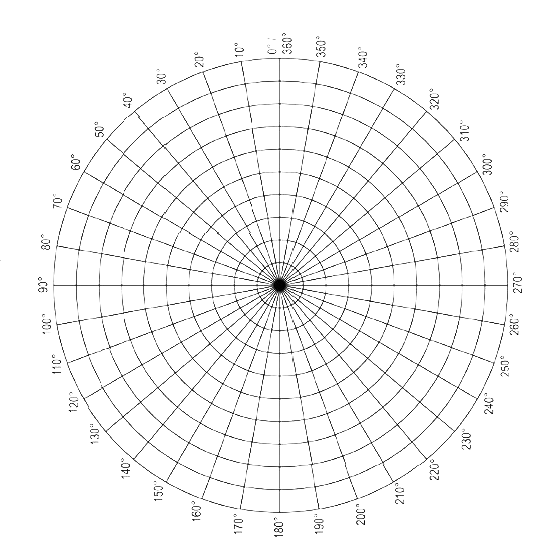
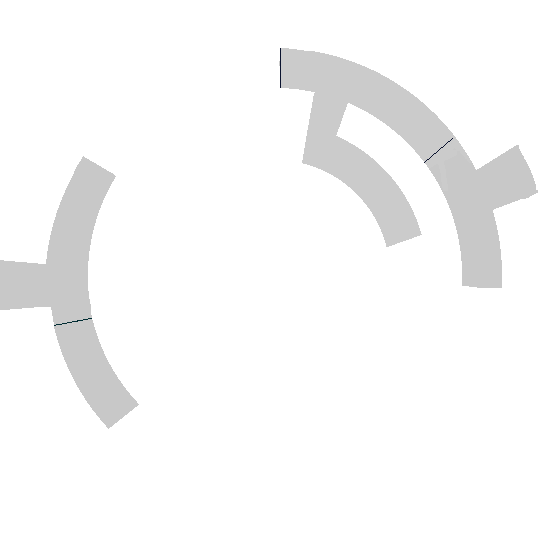
Layers edited between the first and the second w=550, h=550 image:
hid "Pasted Layer" over (38, 33, 522, 537)
hid "Layer", painted on it over (0, 134, 120, 329)
painted on "Background" over (46, 48, 538, 429)
